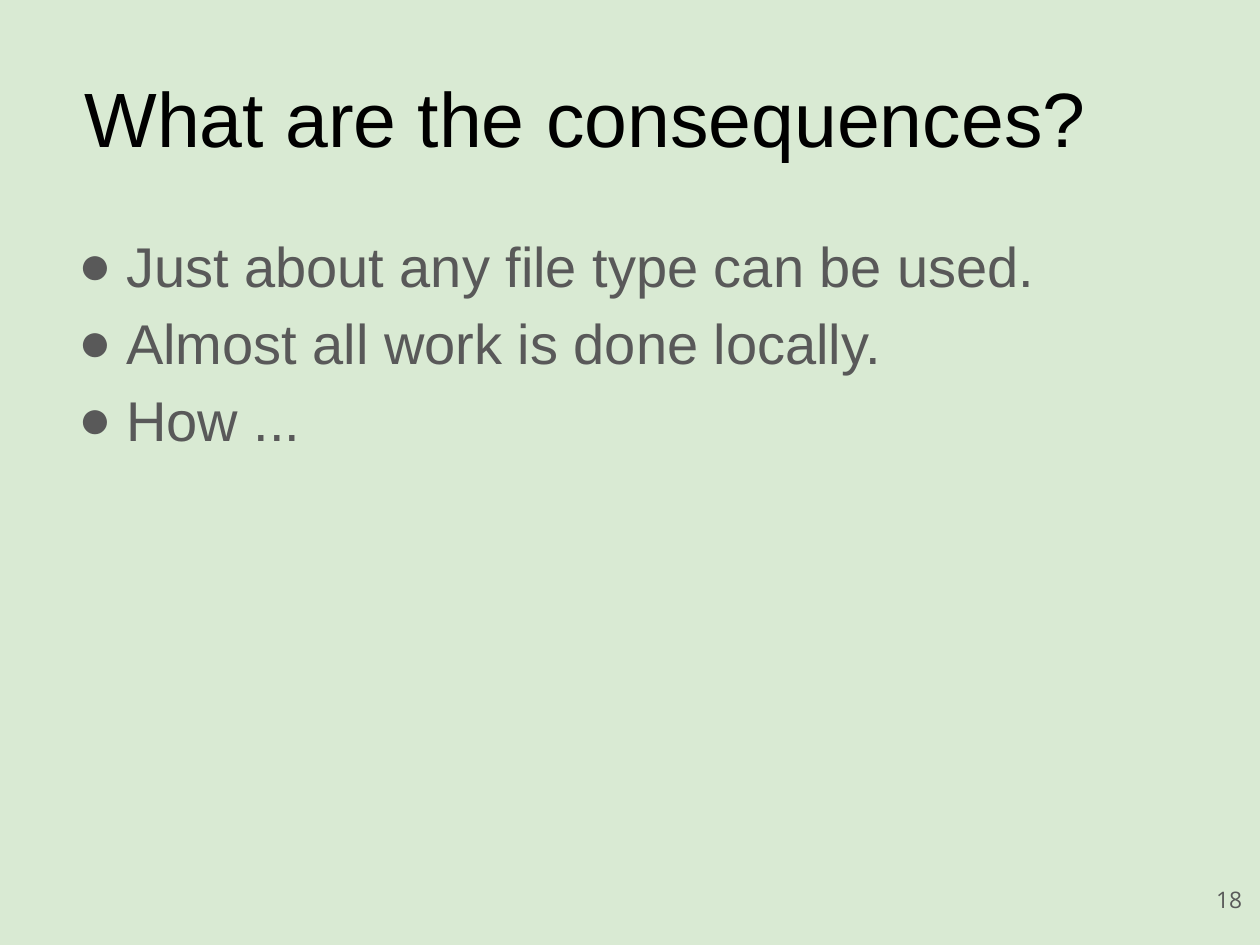
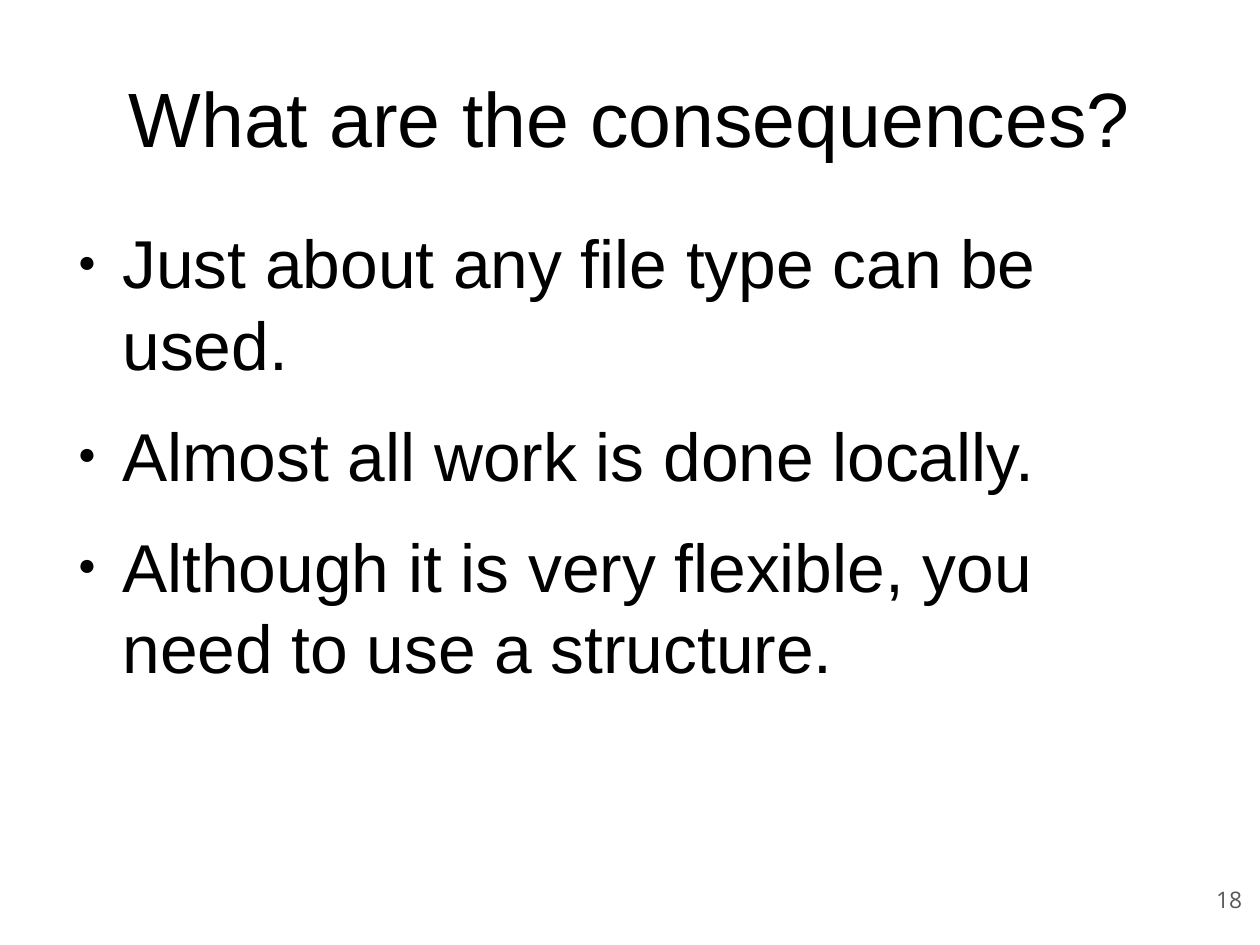
Before and after one commit to rickvek/Workshop-GIT, a slide deck: slide 18 of Git-Workshop.odp. Drawn at 1260x945 pixels with LibreOffice and Linux fonts; fonts in the diff are those of the drawing. Boxes give left, top, right and bottom in pixels: in the first picture for what was removed or moved away, otherwise in the second. Text is boxed around its words. In the diff, an @@ line names an element or a change of style, - is before the commit and + after.

```diff
--- a/Git-Workshop.odp
+++ b/Git-Workshop.odp
@@ background #D9EAD3 to #FFFFFF @@
@@ title "What are the consequences?" at box(129, 91, 1129, 162): alignment left to centre @@
@@ text at box(123, 239, 1035, 494): size 32 to 38.7 pt, text colour #595959 to #000000 in "Just about any file type can be ...", "Almost all work is done locally."; indent changed; line spacing 1.15 to 1; more space between paragraphs; bullet colour #595959 to #000000 @@
@@ text at box(123, 543, 1032, 674): text changed; size 32 to 38.7 pt; text colour #595959 to #000000 @@
-● How ...
+● Although it is very flexible, you need to use a structure.
```
Also in this commit, not shown: 35 other slides changed, 1 slide added, 2 other files.
